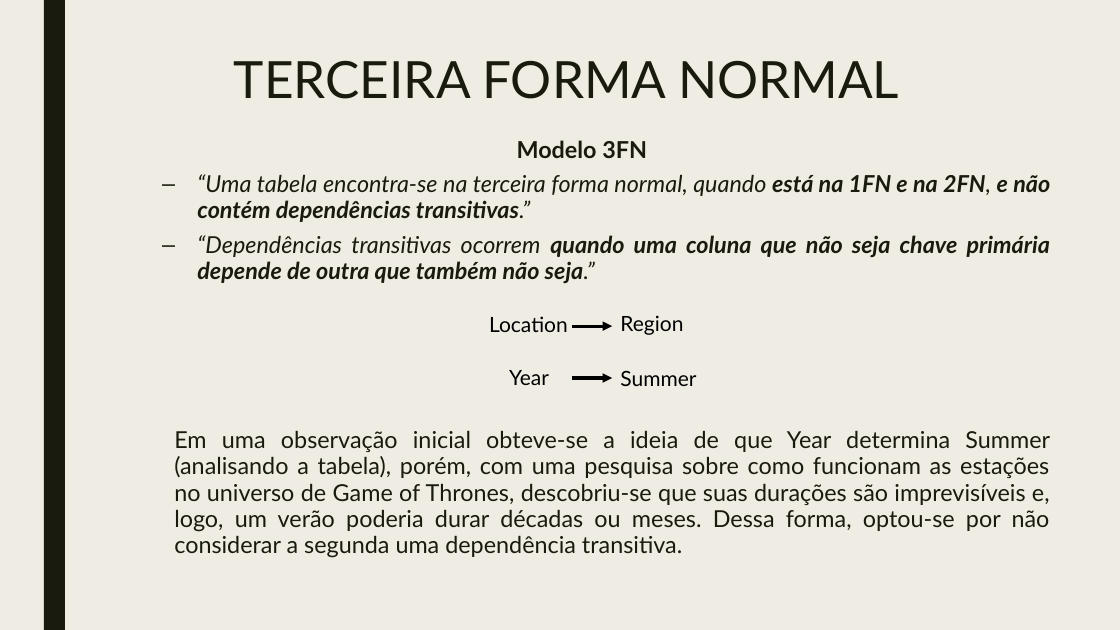
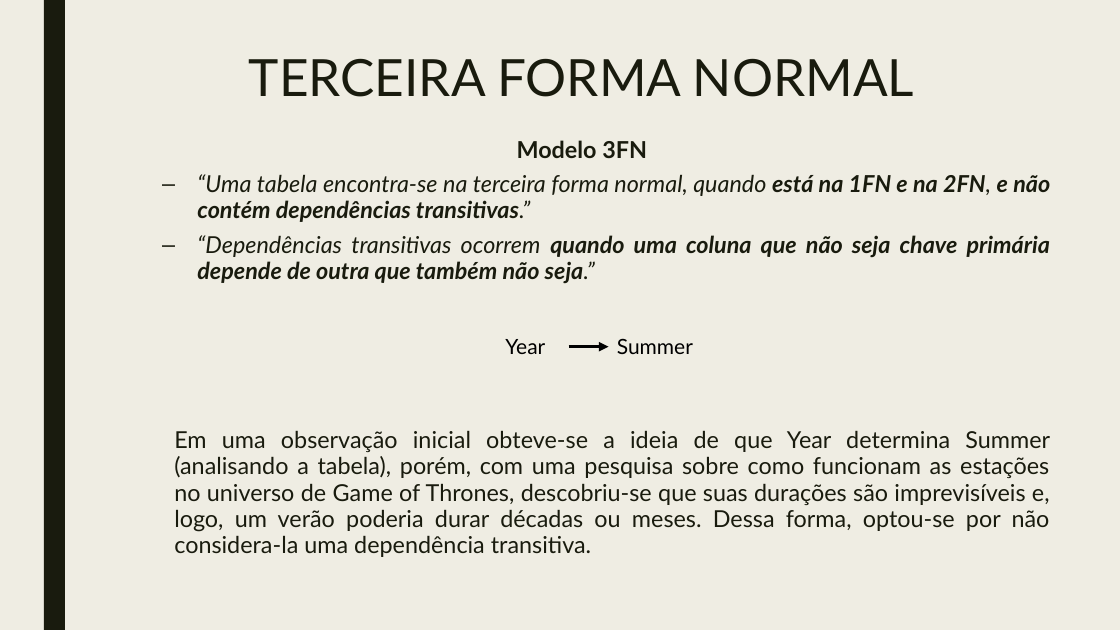
Before and after one commit to ggpereira/Fundamentos-de-BD, a slide deck: slide 12 of Apresentação/Trabalho prático fundamentos de banco de dados 2018.pptx (slide 10 before the commit). Drawn at 1120x630 pixels with LibreOffice and Linux fonts; fonts in the diff are those of the drawing. Boxes give left, top, right and bottom in pixels: in the first picture for what was removed or moved away, otherwise in the second. Text is boxed around its words. In the diff, an @@ line names an element or a change of style, - is before the commit and + after.

```diff
--- a/Apresentação/Trabalho prático fundamentos de banco de dados 2018.pptx
+++ b/Apresentação/Trabalho prático fundamentos de banco de dados 2018.pptx
@@ title "TERCEIRA FORMA NORMAL": place and size @@
-title "TERCEIRA FORMA NORMAL" at (234, 61, 899, 99)
+title "TERCEIRA FORMA NORMAL" at (249, 59, 914, 97)
@@ text removed at (489, 316, 568, 332) @@
-Location
@@ arrow removed from (572, 326) to (613, 326) @@
@@ text removed at (620, 315, 683, 335) @@
-Region
@@ 2 texts, 1 arrow: place and size @@
-2 texts, 1 arrow at (509, 370, 696, 386)
+2 texts, 1 arrow at (505, 338, 693, 354)
@@ text at (174, 430, 1050, 557): text changed @@
-Em uma observação inicial obteve-se a ideia de que Year determina Summer (analisando a tabela), porém, com uma pesquisa sobre como funcionam as estações no universo de Game of Thrones, descobriu-se que suas durações são imprevisíveis e, logo, um verão poderia durar décadas ou meses. Dessa forma, optou-se por não considerar a segunda uma dependência transitiva.
+Em uma observação inicial obteve-se a ideia de que Year determina Summer (analisando a tabela), porém, com uma pesquisa sobre como funcionam as estações no universo de Game of Thrones, descobriu-se que suas durações são imprevisíveis e, logo, um verão poderia durar décadas ou meses. Dessa forma, optou-se por não considera-la uma dependência transitiva.
```
Also in this commit, not shown: 11 other slides changed, 7 slides added.
